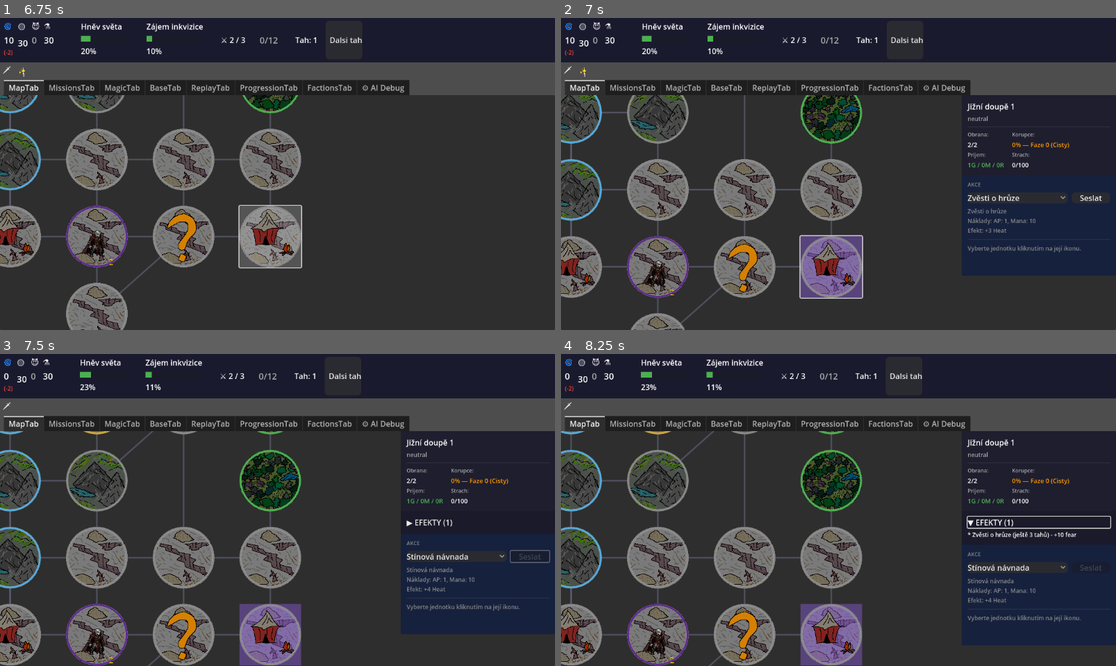
Above: before the commit, frames 1-4 (two rows, left to right).
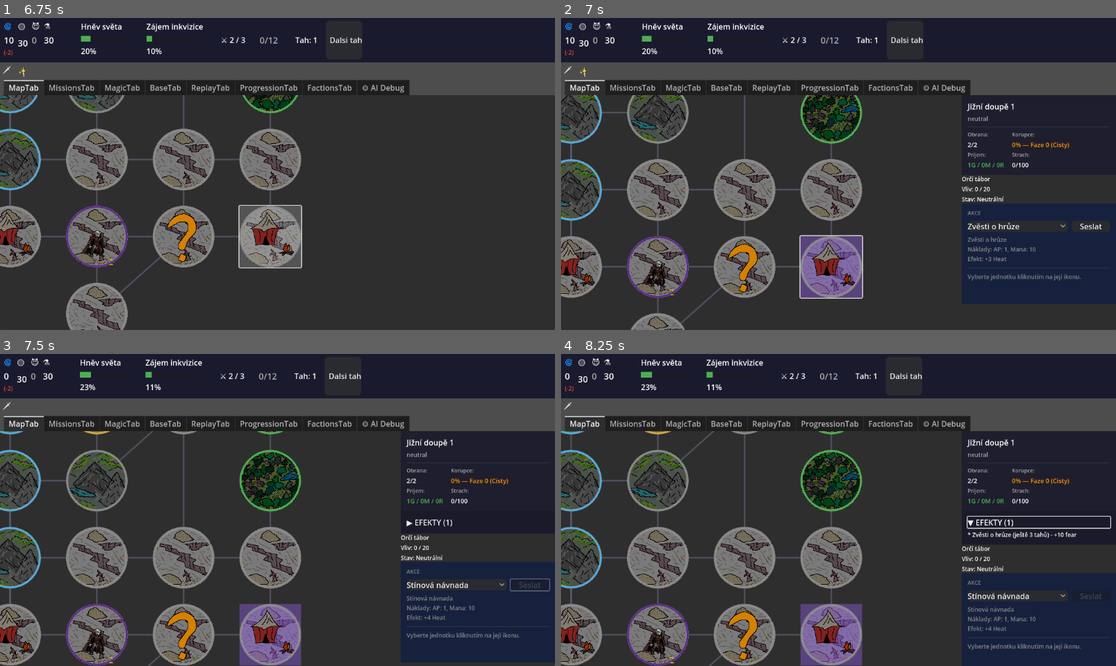
Above: after the commit, the same moments.

Repository: HannibalCZ/dark-lord
Game: Godot game, scene res://scenes/Main.tscn
The game is run twice, just before and just after one commit, with the same random seed, the same clock (stepped at 60 frames per second) and the same inputs.
Inputs (mouse positions are in pixels of both pictures, inside the frame that each line leads up to):
- Up to frame 1 (6.75 s): click "Dalsi tah" at 0.5 s; click "🗡" at 1.25 s; click "✨" at 2 s; click (188, 58) at 2.77 s; click "Rozumim" at 3.5 s; tap Enter at 4.25 s; move the mouse to (399, 158) at 4.27 s; hold D 4.28-5.03 s; click (399, 158) at 4.42 s; move the mouse to (166, 189) at 5.02 s; hold S 5.03-5.78 s; move the mouse to (333, 105) at 5.77 s; hold D 5.78-6.53 s; move the mouse to (249, 236) at 6.52 s; hold W from 6.53 s (still down); click (249, 236) at 6.67 s
- Up to frame 2 (7 s): keep holding W
- Up to frame 3 (7.5 s): release W at 7.25 s; click "Seslat" at 7.25 s
- Up to frame 4 (8.25 s): click "▶ EFEKTY (1)" at 8 s

Frame 1 is identical in both runs. In frame 2, 1.1% of the frame differs, in the area x 72-98%, y 50-85%; in frame 3, 1.3%, in the area x 72-100%, y 57-92%; in frame 4, 1.2%.

Commit message:
feat(LairUI): přidat LairInfoSection do RegionSection
Zobrazuje název lairu, vliv, stav kontroly a decay pro jakýkoliv lair
(neutral i player). LairDirectiveSection zůstává jen pro player kontrolu.
Tlačítka direktiv mají tooltip s popisem akce.

Co-Authored-By: Claude Sonnet 4.6 <noreply@anthropic.com>

Diff:
--- a/scenes/ui/RegionSection.tscn
+++ b/scenes/ui/RegionSection.tscn
@@ -155,6 +155,33 @@
 layout_mode = 2
 theme_override_constants/separation = 4
 
+[node name="LairInfoSection" type="VBoxContainer" parent="."]
+visible = false
+layout_mode = 2
+theme_override_constants/separation = 4
+
+[node name="LairInfoLabel" type="Label" parent="LairInfoSection"]
+layout_mode = 2
+theme_override_font_sizes/font_size = 12
+text = "Orčí tábor"
+
+[node name="LairInfluenceLabel" type="Label" parent="LairInfoSection"]
+layout_mode = 2
+theme_override_font_sizes/font_size = 12
+text = "Vliv: 0 / 20"
+
+[node name="LairControlLabel" type="Label" parent="LairInfoSection"]
+layout_mode = 2
+theme_override_font_sizes/font_size = 12
+text = "Stav: Neutrální"
+
+[node name="LairDecayLabel" type="Label" parent="LairInfoSection"]
+visible = false
+layout_mode = 2
+theme_override_colors/font_color = Color(0.667, 0.667, 0.667, 1)
+theme_override_font_sizes/font_size = 12
+text = "Úbytek: −2 / tah"
+
 [node name="LairDirectiveSection" type="VBoxContainer" parent="."]
 visible = false
 layout_mode = 2
@@ -172,8 +199,10 @@
 
 [node name="DefensiveButton" type="Button" parent="LairDirectiveSection/LairDirectiveOptions"]
 layout_mode = 2
+tooltip_text = "Jednotky zůstávají v Lairu a brání se."
 text = "Bránit"
 
 [node name="RaiderButton" type="Button" parent="LairDirectiveSection/LairDirectiveOptions"]
 layout_mode = 2
+tooltip_text = "Jednotky útočí na nejbližší civilizovaný region."
 text = "Raidit"
--- a/scripts/ui/RegionSection.gd
+++ b/scripts/ui/RegionSection.gd
@@ -23,6 +23,12 @@
 @onready var secrets_header: Button          = $SecretsSection/VBoxContainer/SecretsHeader
 @onready var secrets_content: VBoxContainer  = $SecretsSection/VBoxContainer/SecretsContent
 
+@onready var lair_info_section: VBoxContainer    = $LairInfoSection
+@onready var lair_info_label: Label              = $LairInfoSection/LairInfoLabel
+@onready var lair_influence_label: Label         = $LairInfoSection/LairInfluenceLabel
+@onready var lair_control_label: Label           = $LairInfoSection/LairControlLabel
+@onready var lair_decay_label: Label             = $LairInfoSection/LairDecayLabel
+
 @onready var lair_directive_section: VBoxContainer = $LairDirectiveSection
 @onready var defensive_button: Button              = $LairDirectiveSection/LairDirectiveOptions/DefensiveButton
 @onready var raider_button: Button                 = $LairDirectiveSection/LairDirectiveOptions/RaiderButton
@@ -81,6 +87,7 @@
 	_update_units_section(region_id)
 	_update_tags_section(region_id)
 	_update_secrets_section(region_id)
+	_refresh_lair_info(region)
 	_refresh_lair_directive(region)
 
 # --------------------------
@@ -262,6 +269,33 @@
 	secrets_content.add_child(label)
 
 # --------------------------
+# LAIR INFO
+
+func _refresh_lair_info(region: Region) -> void:
+	if not region.has_lair():
+		lair_info_section.visible = false
+		return
+
+	lair_info_section.visible = true
+
+	var lair_cfg: Dictionary = Balance.LAIR.get(region.lair_id, {})
+	var display_name: String = lair_cfg.get("display_name", region.lair_id)
+
+	lair_info_label.text = display_name
+	lair_influence_label.text = "Vliv: %d / %d" % [
+		region.lair_influence,
+		Balance.LAIR_INFLUENCE_CONTROL_THRESHOLD
+	]
+
+	if region.lair_control == "player":
+		lair_control_label.text = "Stav: Pod kontrolou"
+		lair_decay_label.visible = true
+		lair_decay_label.text = "Úbytek: −%d / tah" % Balance.LAIR_INFLUENCE_DECAY
+	else:
+		lair_control_label.text = "Stav: Neutrální"
+		lair_decay_label.visible = false
+
+# --------------------------
 # LAIR DIRECTIVE
 
 func _refresh_lair_directive(region: Region) -> void:
